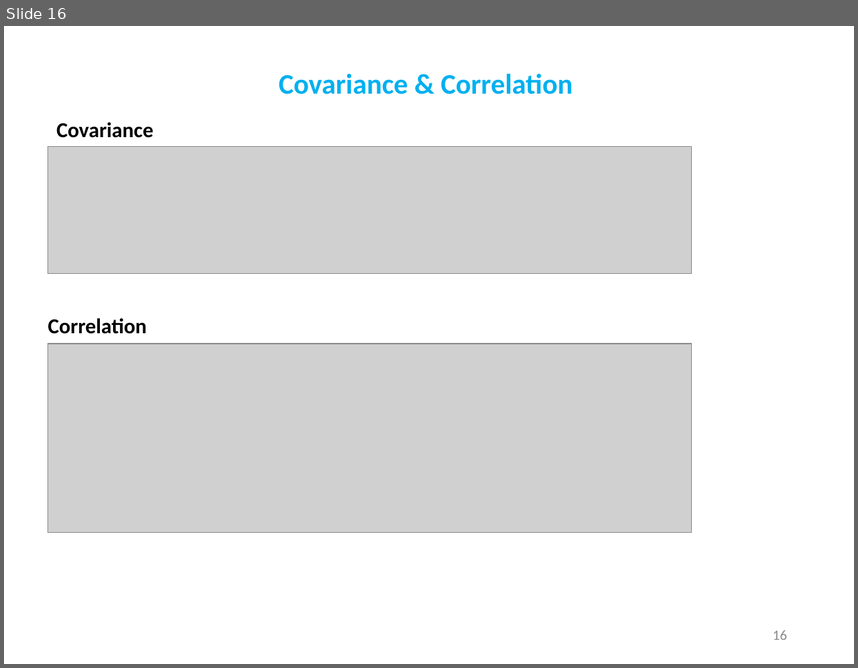
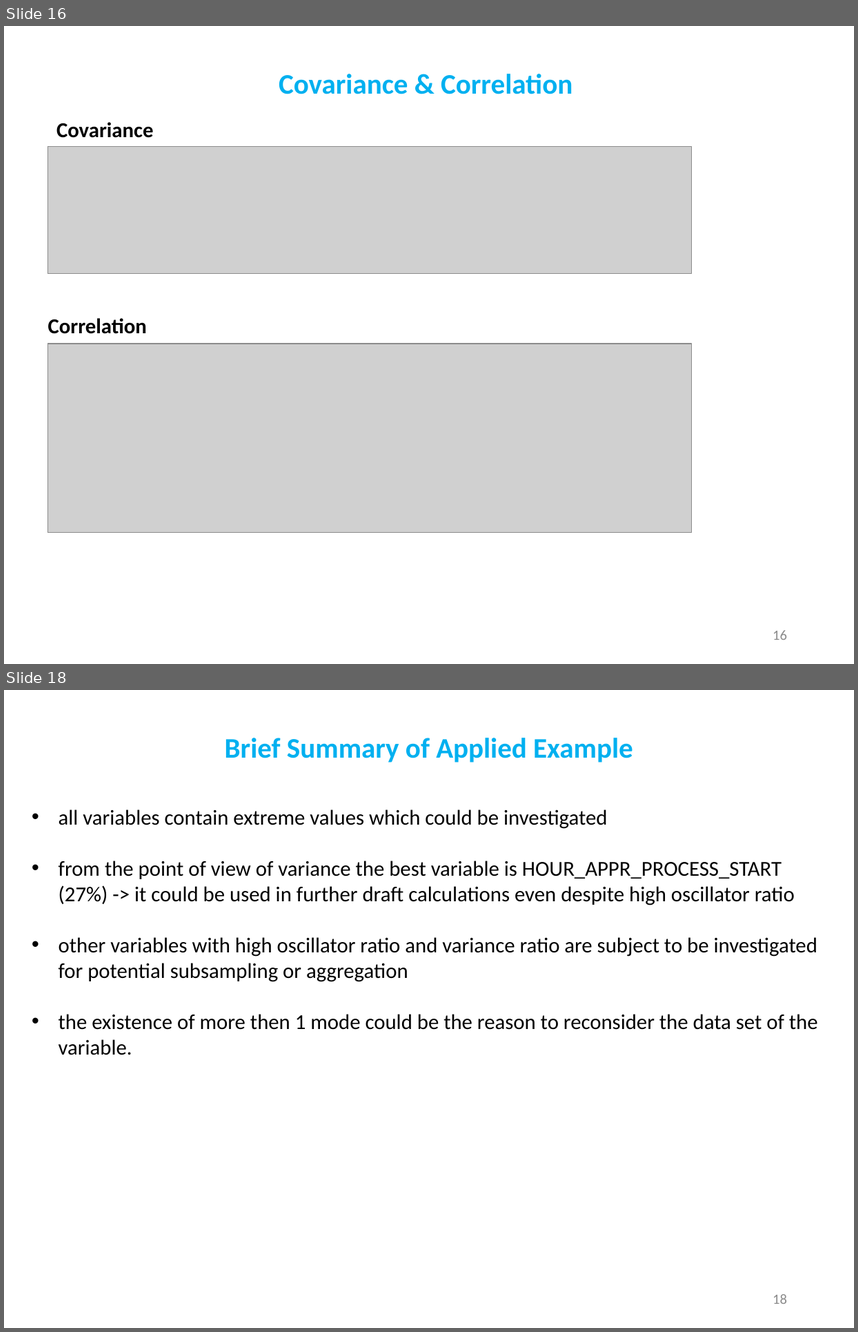
Before and after one commit to demydd/Exploratory-Analysis-, a slide deck: Exploratory_Analysis.pptx. Shown one above the other, each under a label of ours: slide 16 before the commit, slides 16 and 18 after it; the slides between them are not shown. The pictures are 858x668 and 858x1332 pixels, drawn with LibreOffice and Linux fonts; fonts in the diff are those of the drawing; grey boxes stand for pictures. Boxes give left, top, right and bottom in pixels: in the first picture for what was removed or moved away, otherwise in the second. Text is boxed around its words. In the diff, an @@ line names an element or a change of style, - is before the commit and + after.

Commit message:
Applied example and draft R file is added.

```diff
--- a/Exploratory_Analysis.pptx
+++ b/Exploratory_Analysis.pptx
@@ slide 18 added at [4,690,854,1328], background #FFFFFF @@
@@ title added at [225,738,633,762], 24 pt, text #00B0F0, bold @@
+Brief Summary of Applied Example
@@ text added at [59,809,818,1055], 18 pt, text #000000 @@
+• all variables contain extreme values which could be investigated
+• from the point of view of variance the best variable is HOUR_APPR_PROCESS_START (27%) -> it could be used in further draft calculations even despite high oscillator ratio
+• other variables with high oscillator ratio and variance ratio are subject to be investigated for potential subsampling or aggregation
+• the existence of more then 1 mode could be the reason to reconsider the data set of the variable.
@@ page number added at [773,1294,787,1303], 12 pt, text #8C8C8C @@
+18
```
Also in this commit, not shown: 1 other slide added, 2 other files.
